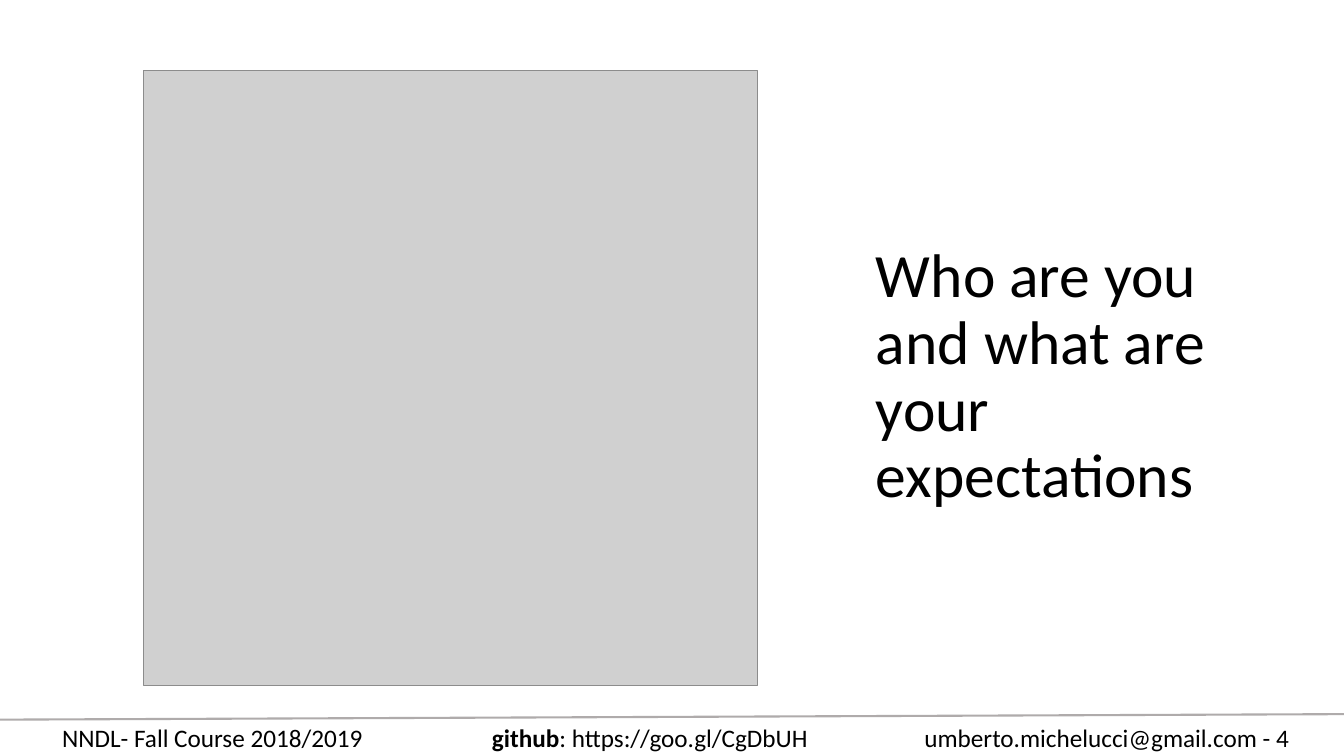
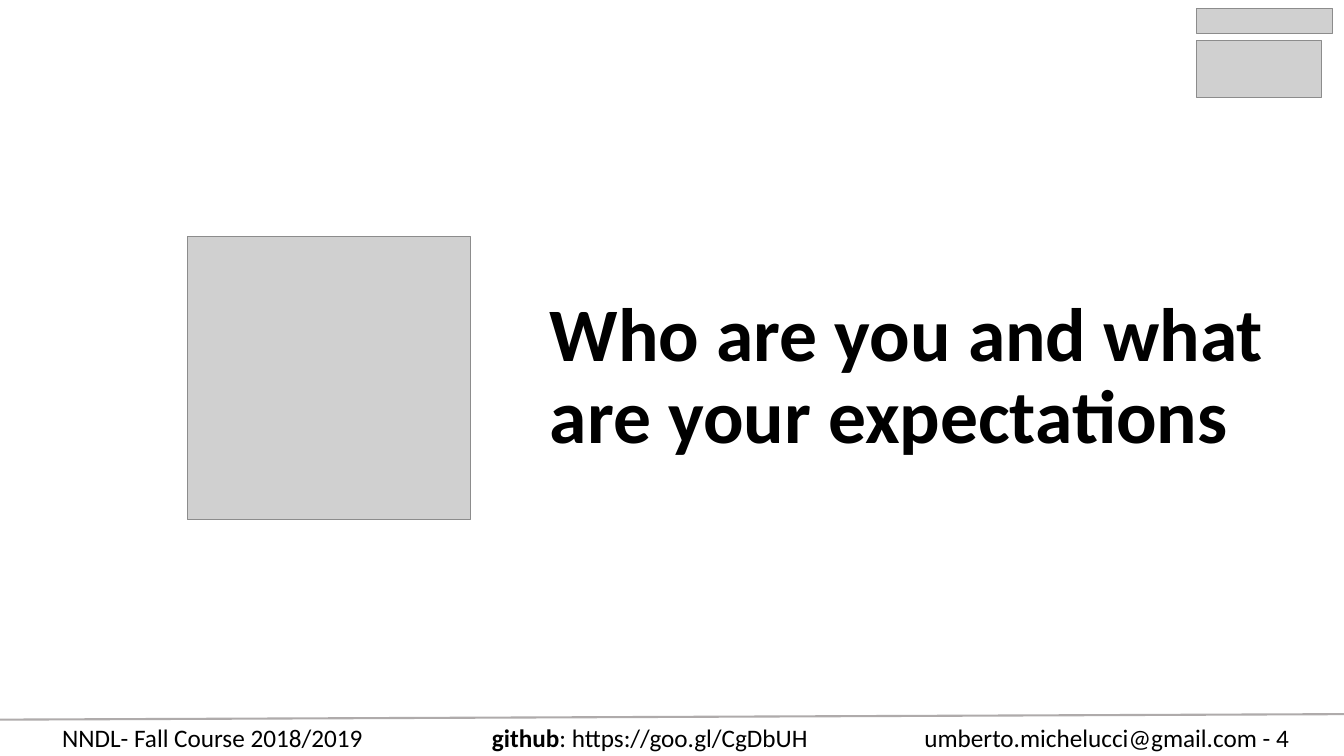
Before and after one commit to toelt-llc/COURSE-zhaw-dlcourse-spring2019, a slide deck: slide 4 of NNDL - Fall 18 Week 1 - Administration and basics.pptx. Drawn at 1344x756 pixels with LibreOffice and Linux fonts; fonts in the diff are those of the drawing; grey boxes stand for pictures. Boxes give left, top, right and bottom in pixels: in the first picture for what was removed or moved away, otherwise in the second. Text is boxed around its words. In the diff, an @@ line names an element or a change of style, - is before the commit and + after.

```diff
--- a/NNDL - Fall 18 Week 1 - Administration and basics.pptx
+++ b/NNDL - Fall 18 Week 1 - Administration and basics.pptx
@@ picture added at [1197,8,1333,33] @@
@@ picture added at [1197,40,1321,97] @@
@@ picture removed at [143,71,758,686] @@
@@ title "Who are you and what ...": place and size @@
-title "Who are you and what ..." at [876,254,1205,507]
+title "Who are you and what ..." at [550,308,1263,455]
@@ title "Who are you and what ..." at [550,308,1263,455]: size 44 to 54 pt, bold on @@
@@ picture added at [188,236,471,519] @@
```
Also in this commit, not shown: 12 other slides changed, 2 slides added, 2 slides removed.
